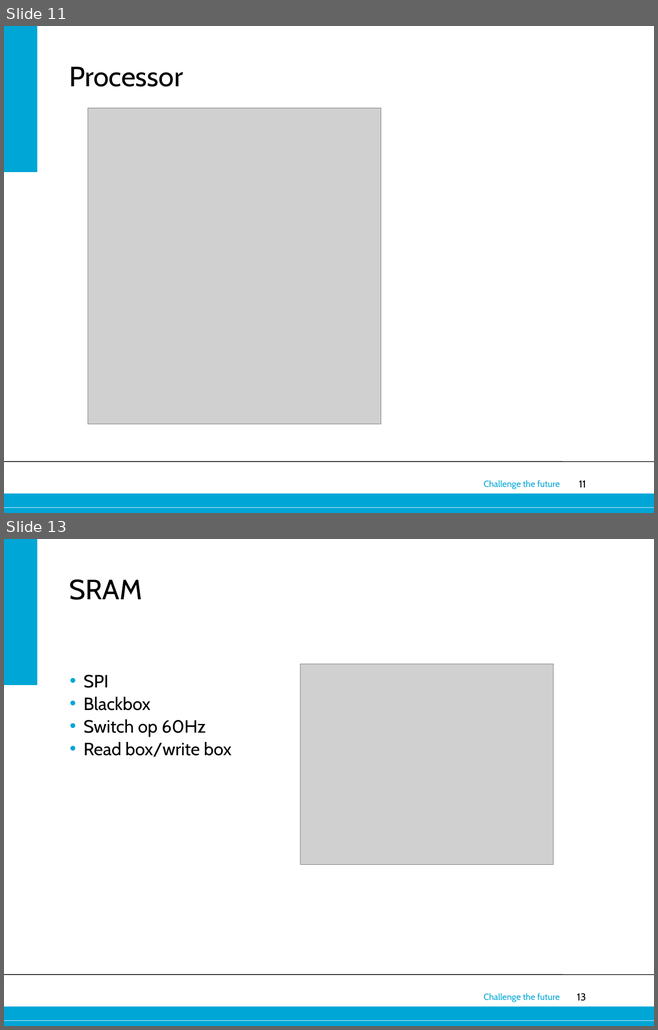
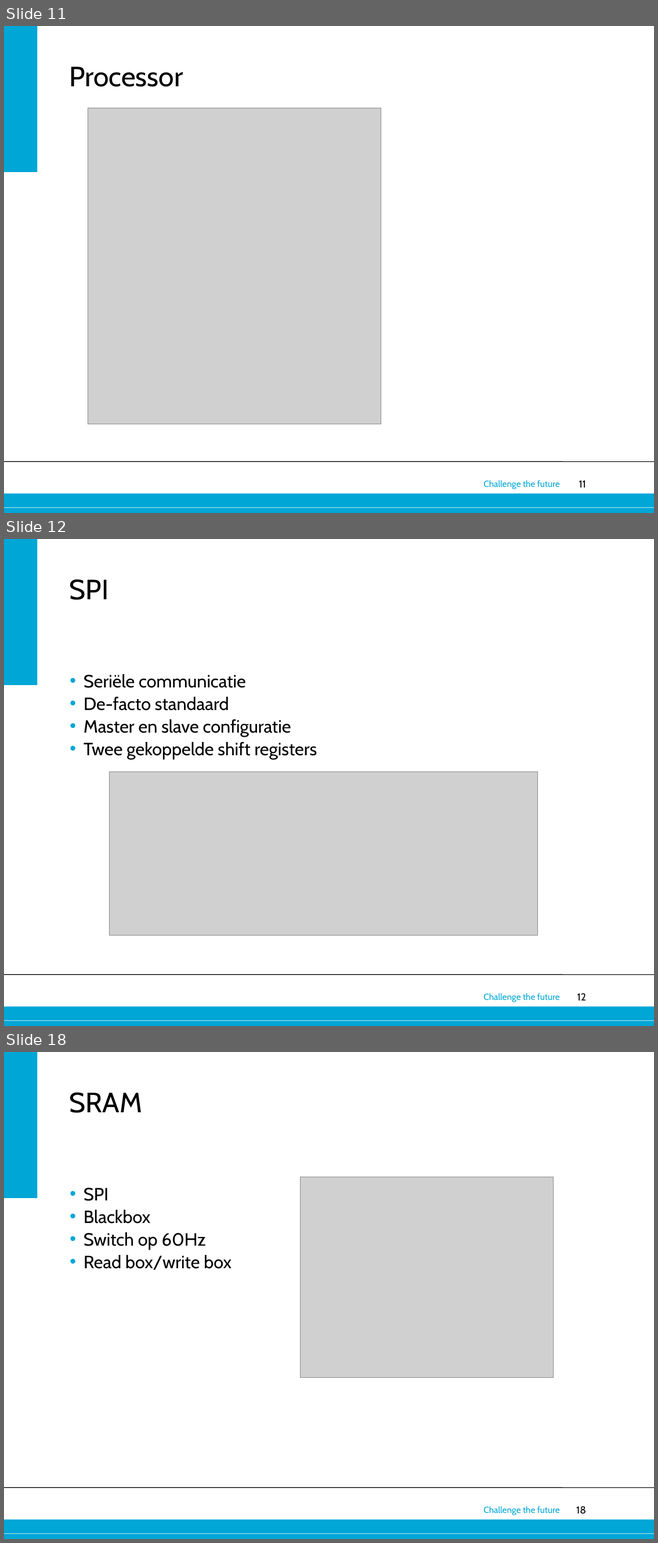
Before and after one commit to 0v3rf10w/epo3a5, a slide deck: Eindpresentatie.pptx. Shown one above the other, each under a label of ours: slides 11 and 13 before the commit, slides 11, 12 and 18 after it; the slides between them are not shown. The pictures are 658x1030 and 658x1543 pixels, drawn with LibreOffice and Linux fonts; fonts in the diff are those of the drawing; grey boxes stand for pictures; background and template pictures are left out. Boxes give left, top, right and bottom in pixels: in the first picture for what was removed or moved away, otherwise in the second. Text is boxed around its words. In the diff, an @@ line names an element or a change of style, - is before the commit and + after.

```diff
--- a/Eindpresentatie.pptx
+++ b/Eindpresentatie.pptx
@@ slide 12 added at (4, 539, 654, 1026), background #FFFFFF; not listed: 6 template elements that a slide beside it also shows @@
@@ title added at (69, 579, 108, 600), 44 pt, text #000000 @@
+SPI
@@ text added at (83, 674, 317, 759), 28 pt, text #000000 @@
+• Seriële communicatie
+• De-facto standaard
+• Master en slave configuratie
+• Twee gekoppelde shift registers
@@ picture added at (110, 772, 538, 936) @@
@@ what was slide 13 is now slide 18 @@
@@ page number at (576, 1506, 586, 1514): text changed @@
-13
+18
```
Also in this commit, not shown: 1 slide changed, 4 other slides added, 8 other files.
